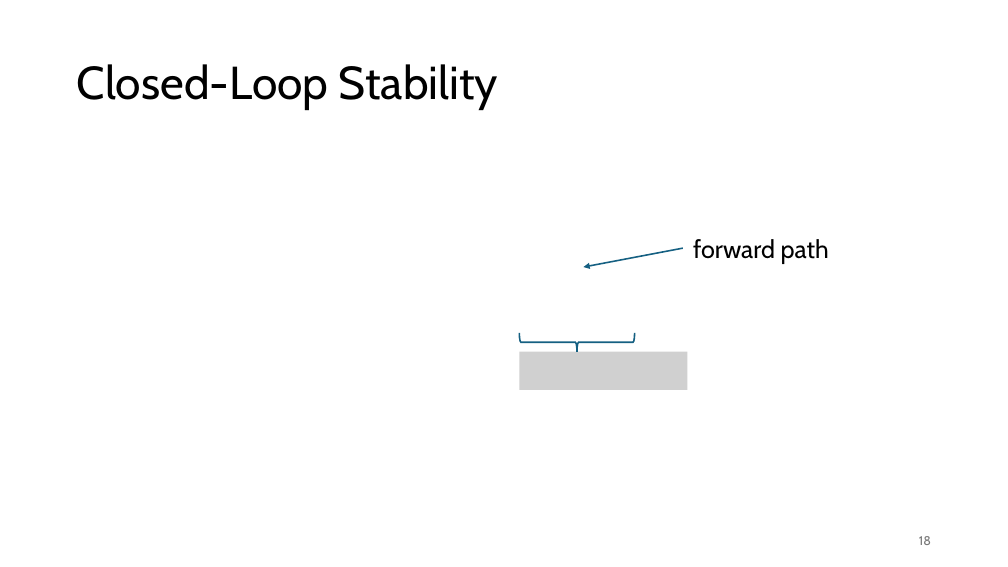
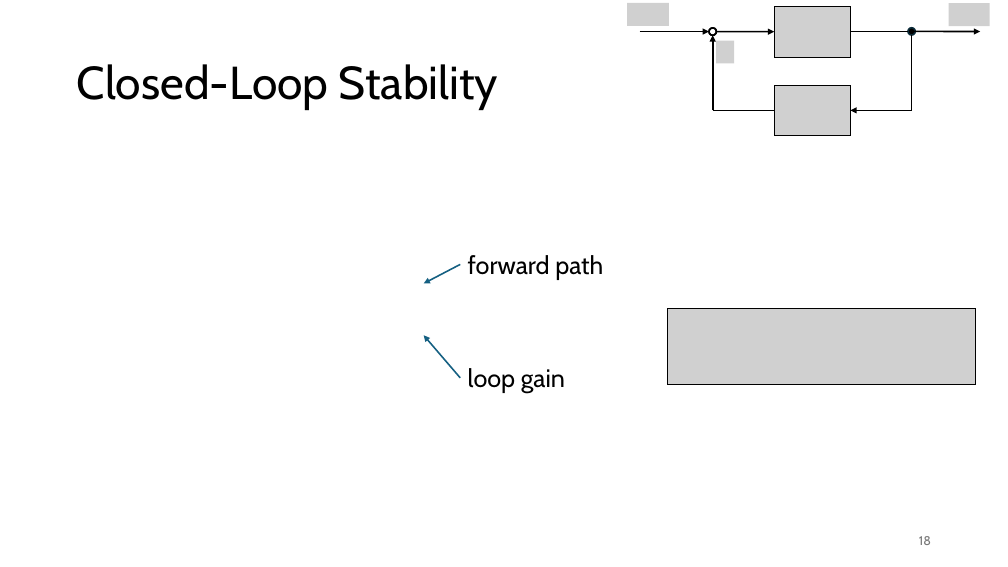
Before and after one commit to FelixWick/control_engineering, a slide deck: slide 18 of slides/4_stability.pptx. Drawn at 1008x567 pixels with LibreOffice and Linux fonts; fonts in the diff are those of the drawing; grey boxes stand for pictures. Boxes give left, top, right and bottom in pixels: in the first picture for what was removed or moved away, otherwise in the second. Text is boxed around its words. In the diff, an @@ line names an element or a change of style, - is before the commit and + after.

```diff
--- a/slides/4_stability.pptx
+++ b/slides/4_stability.pptx
@@ group added at (x1=627, y1=3, x2=990, y2=136): 5 arrows, 5 pictures, 3 lines, 1 ellipse, 1 donut @@
@@ arrow moved from (683, 248) - (584, 267) to (461, 265) - (423, 284) @@
@@ text "forward path" moved from (x1=693, y1=239, x2=829, y2=264) to (x1=468, y1=255, x2=603, y2=280) @@
@@ picture added at (x1=668, y1=309, x2=975, y2=385) @@
@@ arrow added from (461, 378) to (423, 335), #156082 1.5 pt @@
@@ picture removed at (x1=520, y1=352, x2=687, y2=389) @@
@@ left brace removed at (x1=520, y1=332, x2=635, y2=351) @@
@@ text added at (x1=468, y1=368, x2=565, y2=393), 24 pt, text #000000 @@
+loop gain
```
Also in this commit, not shown: 4 other files.
